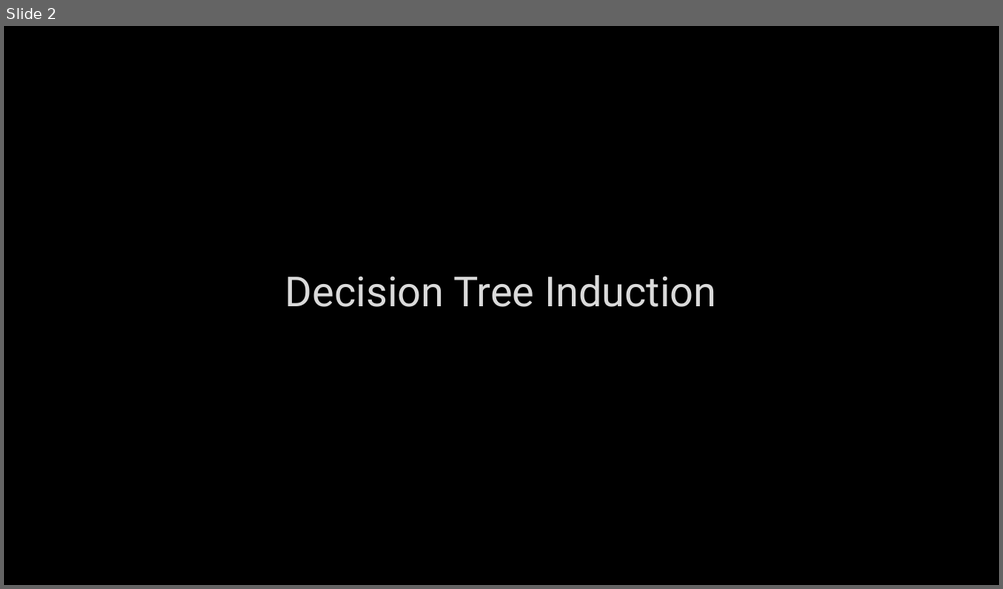
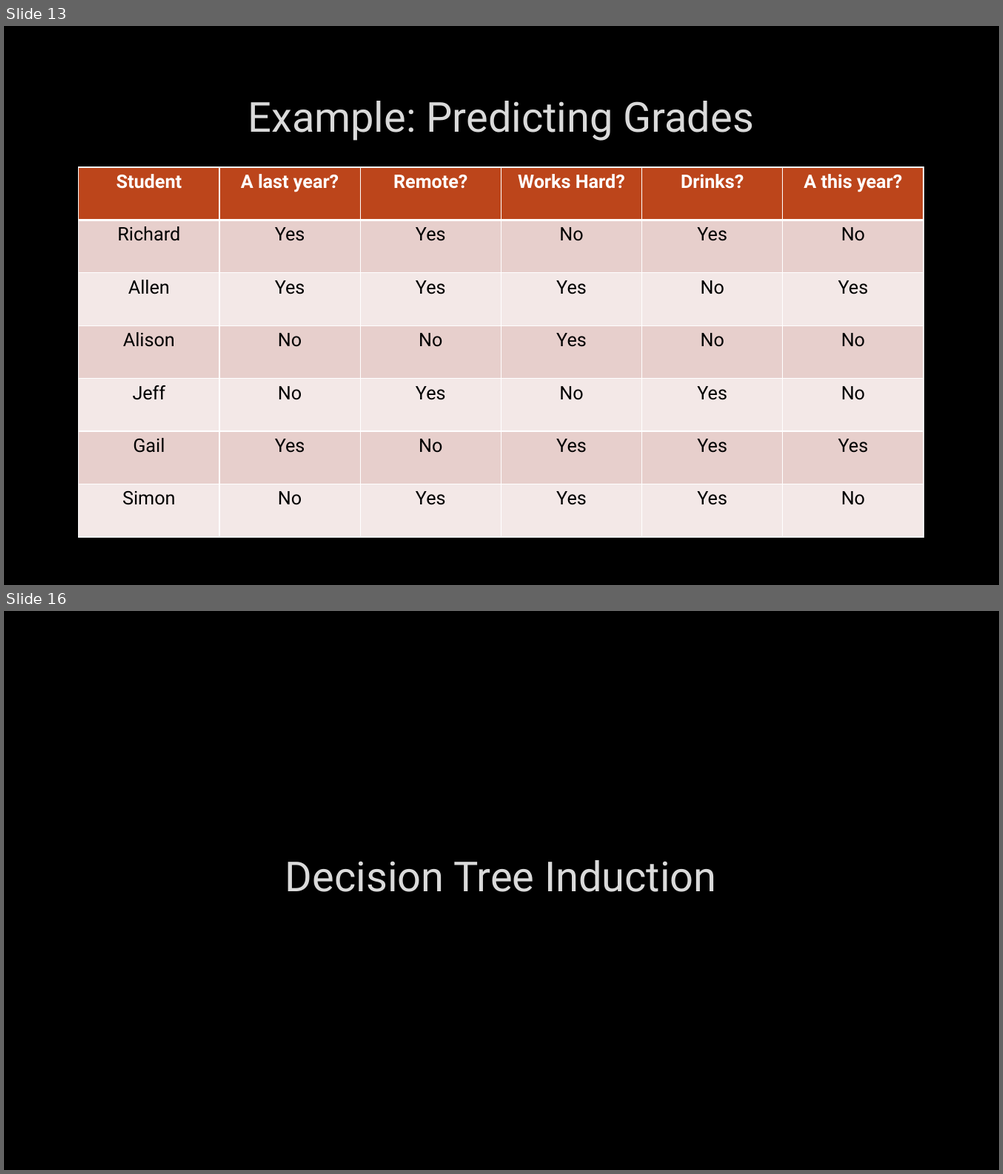
Before and after one commit to markfloryan/AI, a slide deck: slides/13-ML-DecisionTrees.pptx. Shown one above the other, each under a label of ours: slide 2 before the commit, slides 13 and 16 after it; the slides between them are not shown. The pictures are 1003x589 and 1003x1174 pixels, drawn with LibreOffice and Linux fonts; fonts in the diff are those of the drawing; background and template pictures are left out. Boxes give left, top, right and bottom in pixels: in the first picture for what was removed or moved away, otherwise in the second. Text is boxed around its words. In the diff, an @@ line names an element or a change of style, - is before the commit and + after.

```diff
--- a/slides/13-ML-DecisionTrees.pptx
+++ b/slides/13-ML-DecisionTrees.pptx
@@ slide 13 added at (x1=4, y1=26, x2=999, y2=585), background picture (left out) @@
@@ title added at (x1=248, y1=101, x2=754, y2=141), 40 pt, text #DADADA @@
+Example: Predicting Grades
@@ table added at (x1=79, y1=167, x2=925, y2=537), 7 rows, 6 columns @@
+Student | A last year? | Remote? | Works Hard? | Drinks? | A this year?
+Richard | Yes | Yes | No | Yes | No
+Allen | Yes | Yes | Yes | No | Yes
+Alison | No | No | Yes | No | No
+Jeff | No | Yes | No | Yes | No
+Gail | Yes | No | Yes | Yes | Yes
+Simon | No | Yes | Yes | Yes | No
@@ what was slide 2 is now slide 16 @@
```
Also in this commit, not shown: 14 slides changed, 13 other slides added, 9 other files.
